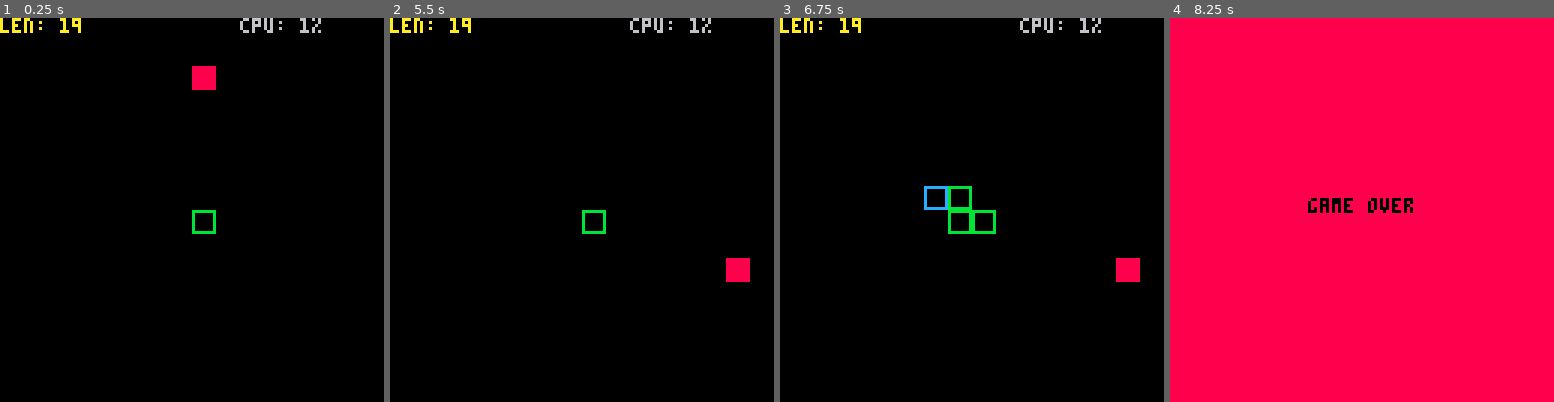
Above: before the commit, frames 1-4 (left to right).
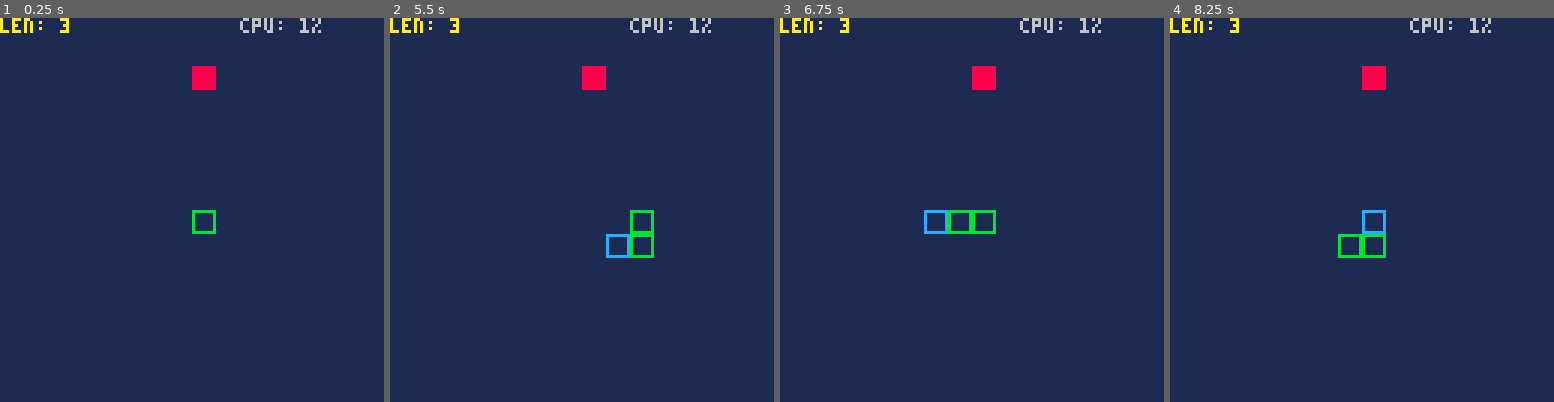
Above: after the commit, the same moments.

Repository: EngMaltez/P8Lab
Game: PICO-8 cartridge snake.p8
Two runs of this game, one before a commit and one after it. Both use one fixed random seed, a clock stepped at 60 frames per second and the inputs below.
Inputs:
- Up to frame 1 (0.25 s): no input
- Up to frame 2 (5.5 s): tap X (X key) at 1.07, 2.07, 2.4, 2.73, 3.07, 3.4, 3.73, 4.07, 4.4, 4.73, 5.07, 5.4 s; hold Left 1.97-2.37 s; hold Down 2.42-2.82 s; hold Right 2.87-3.53 s; hold Up 3.58-4.08 s; hold Right 4.13-4.53 s; hold Down 4.58-5.08 s; hold Left from 5.13 s (still down)
- Up to frame 3 (6.75 s): tap X (X key) every 0.33 s from 5.73 to 6.73 s; release Left at 5.8 s; hold Up 5.85-6.18 s; hold Left 6.23-6.63 s; hold Down from 6.68 s (still down)
- Up to frame 4 (8.25 s): tap X (X key) every 0.33 s from 7.07 to 8.07 s; release Down at 7.08 s; hold Right 7.13-7.8 s; hold Up from 7.85 s (still down)

The runs differ from the first frame. In frame 1, 99% of the frame differs, in the area x 0-100%, y 0-100%; in frame 2, 100%; in frame 3, 99%; in frame 4, 100%.

Commit message:
increase in speed each ten size

Diff:
--- a/snake.p8
+++ b/snake.p8
@@ -26,7 +26,7 @@
 			x=flr(128/grid_size/2),
 			y=flr(128/grid_size/2)
 	}}
-	for i=1,18 do
+	for i=1,2 do
 		grow_snake()
 	end
 	create_fruit()
@@ -55,6 +55,9 @@
 					del(fruits,fruit)
 					create_fruit()
 					sfx(2)
+					if (#body%10==0) then
+						move_beat -= 1
+					end
 				end
 			end
 			-- check ate itself
@@ -71,7 +74,7 @@
 end
 
 function draw_game()
-	cls()
+	cls(1)
 	draw_snake()
 	-- draw fruit
 	for f in all(fruits) do
@@ -90,6 +93,7 @@
 
 function draw_gameover()
 	cls(8)
+	print("length: "..#body,44,50,0)
 	print("game over",46,60,0)
 end
 
